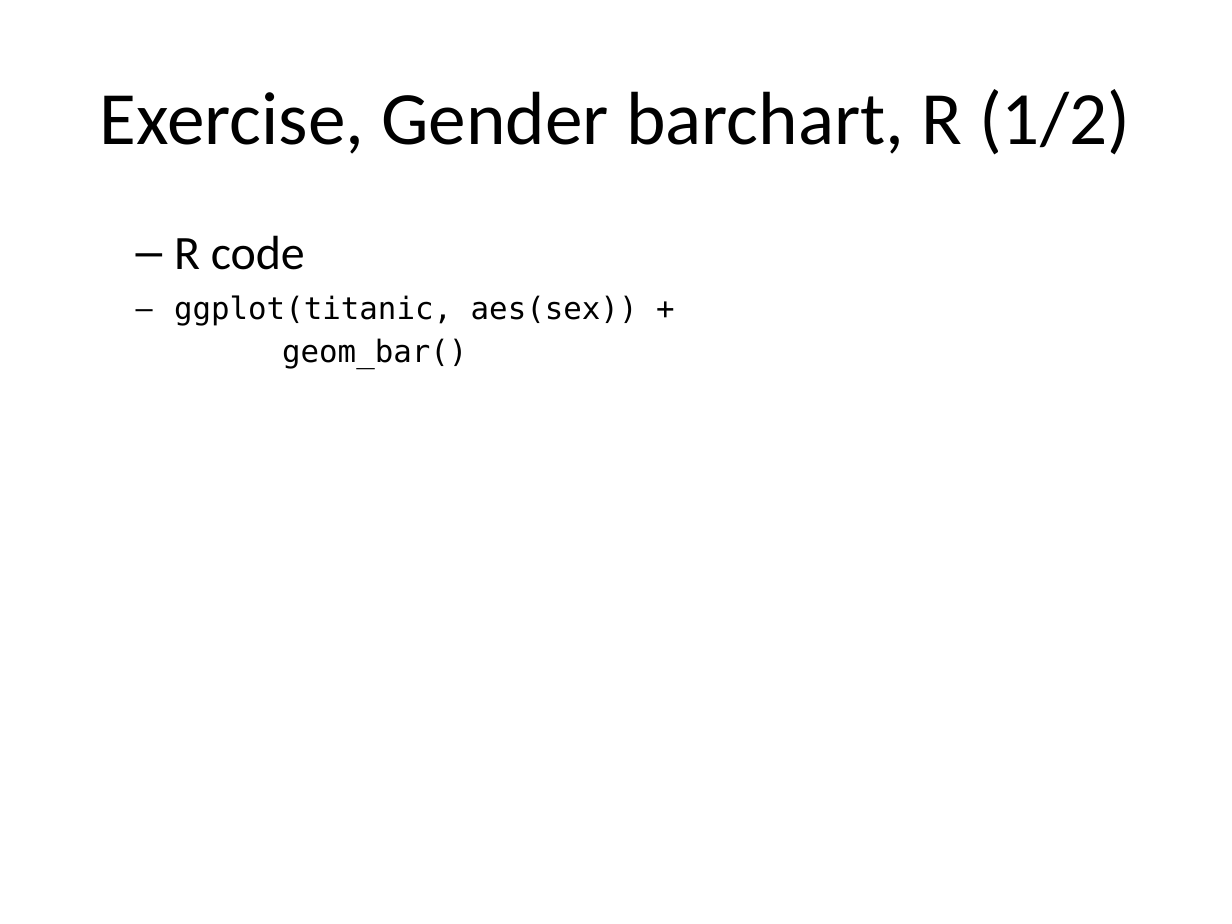
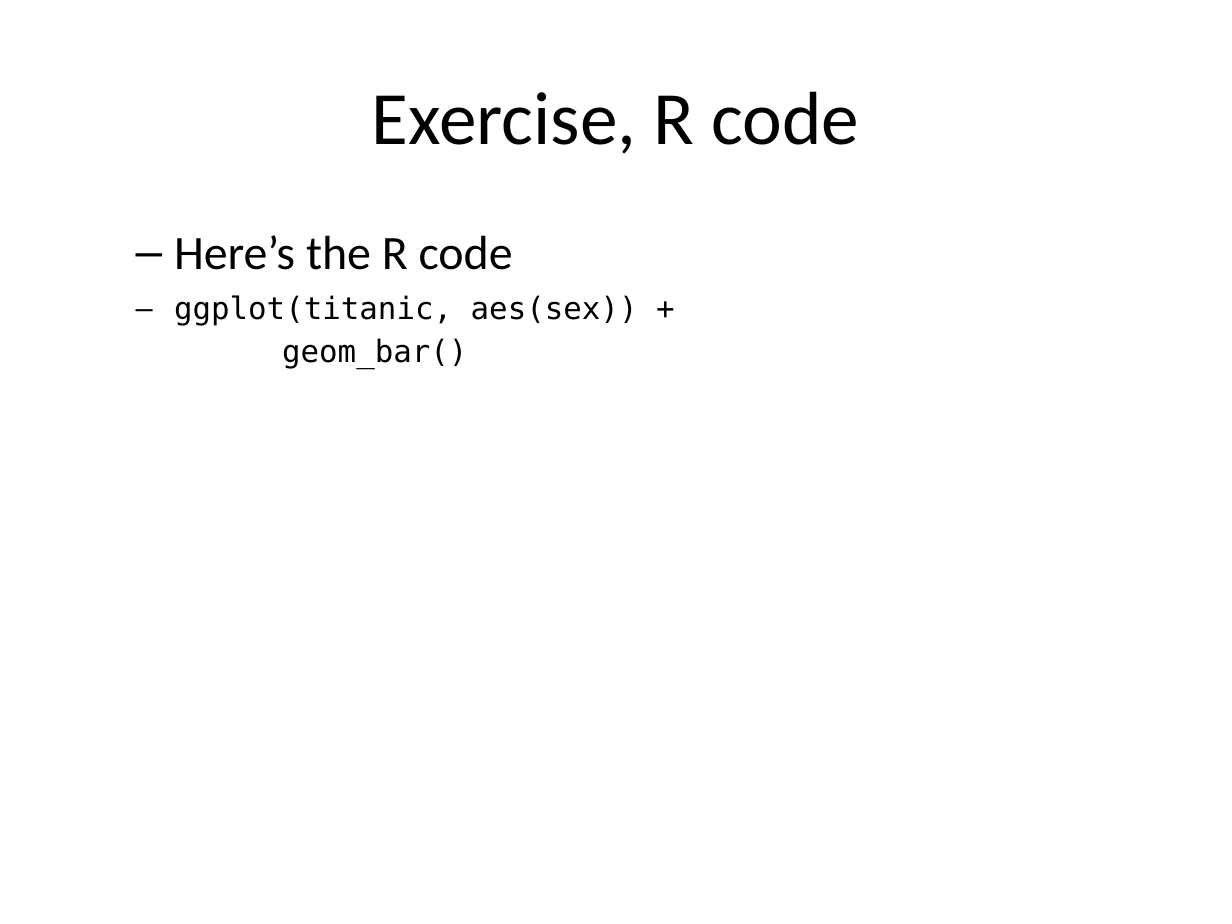
Before and after one commit to pmean/data-visualization, a slide deck: slide 16 of data-viz-02/component/fundamentals.pptx (slide 8 before the commit). Drawn at 1232x924 pixels with LibreOffice and Linux fonts; fonts in the diff are those of the drawing. Boxes give left, top, right and bottom in pixels: in the first picture for what was removed or moved away, otherwise in the second. Text is boxed around its words. In the diff, an @@ line names an element or a change of style, - is before the commit and + after.

```diff
--- a/data-viz-02/component/fundamentals.pptx
+++ b/data-viz-02/component/fundamentals.pptx
@@ title at (372,91,859,154): text changed @@
-Exercise, Gender barchart, R (1/2)
+Exercise, R code
@@ text at (174,235,513,270): text changed @@
-  – R code
+  – Here’s the R code
```
Also in this commit, not shown: 18 other slides changed, 12 slides added, 8 slides removed, 18 other files.
